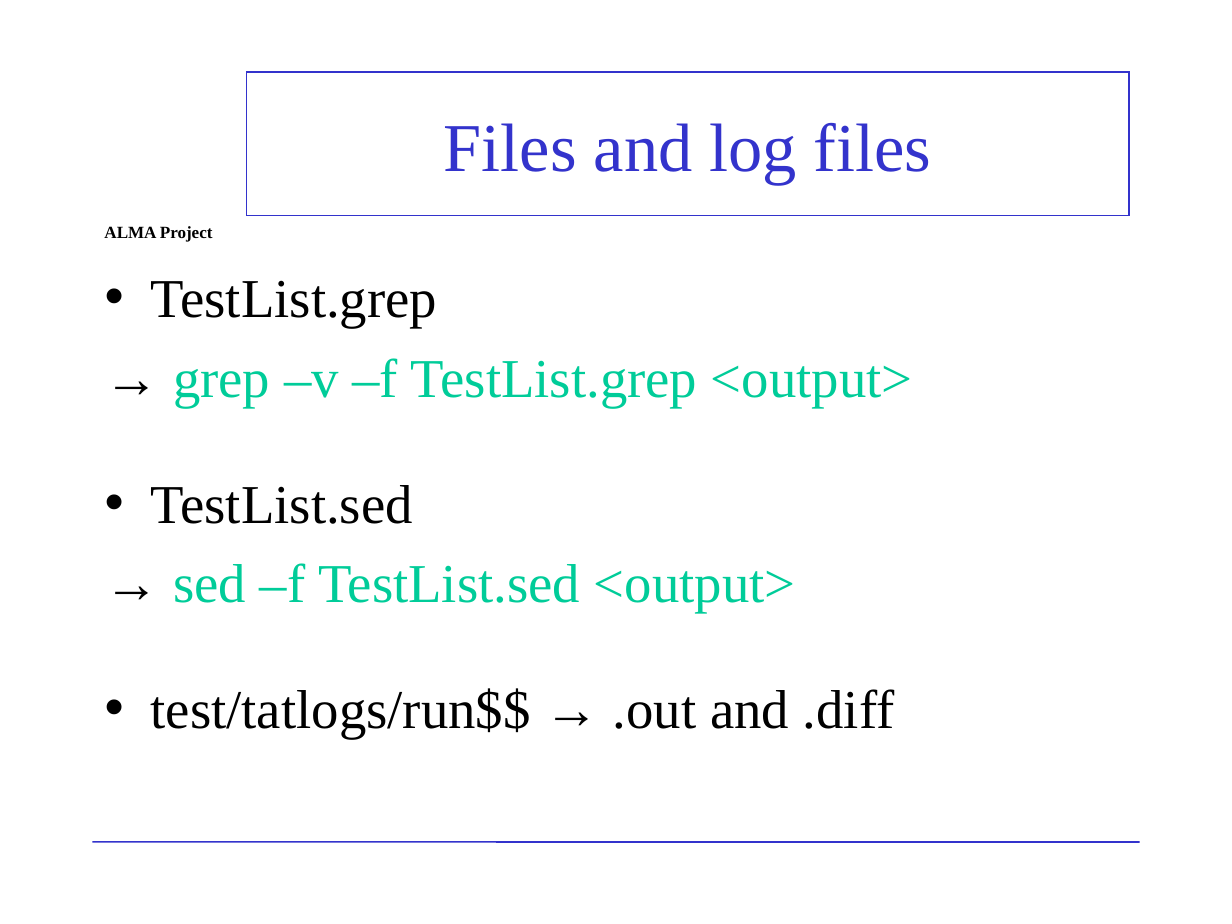
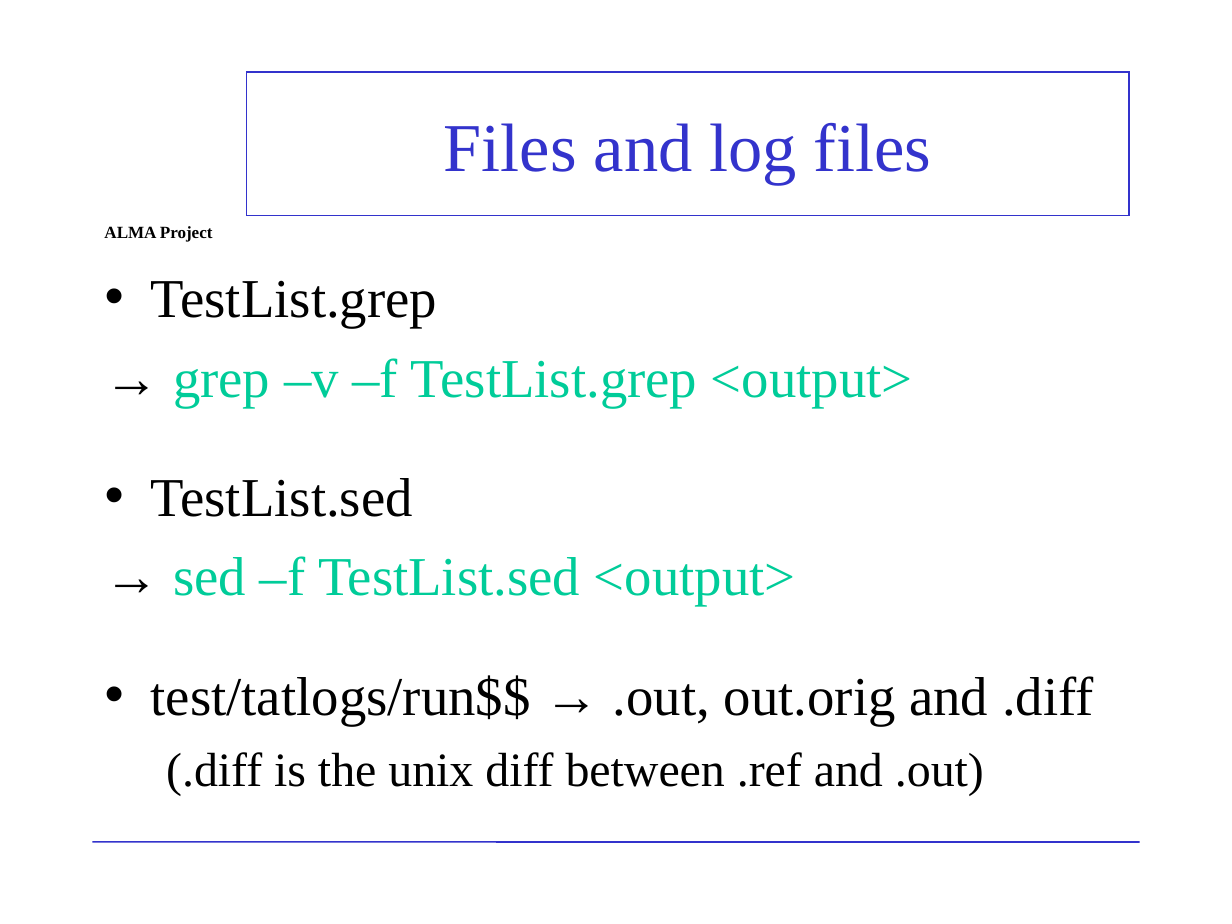
Before and after one commit to ACS-Community/ACS, a slide deck: slide 12 of Documents/ACS-Course/ACSCourse-TAT.ppt. Drawn at 1232x924 pixels with LibreOffice and Linux fonts; fonts in the diff are those of the drawing; background and template pictures are left out. Boxes give left, top, right and bottom in pixels: in the first picture for what was removed or moved away, otherwise in the second. Text is boxed around its words. In the diff, an @@ line names an element or a change of style, - is before the commit and + after.

```diff
--- a/Documents/ACS-Course/ACSCourse-TAT.ppt
+++ b/Documents/ACS-Course/ACSCourse-TAT.ppt
@@ text at (x1=151, y1=675, x2=1094, y2=795): text changed @@
-• test/tatlogs/run$$ → .out and .diff
+• test/tatlogs/run$$ → .out, out.orig and .diff
+  (.diff is the unix diff between .ref and .out)
```
Also in this commit, not shown: 5 other slides changed, 2 slides added, 2 slides removed.
